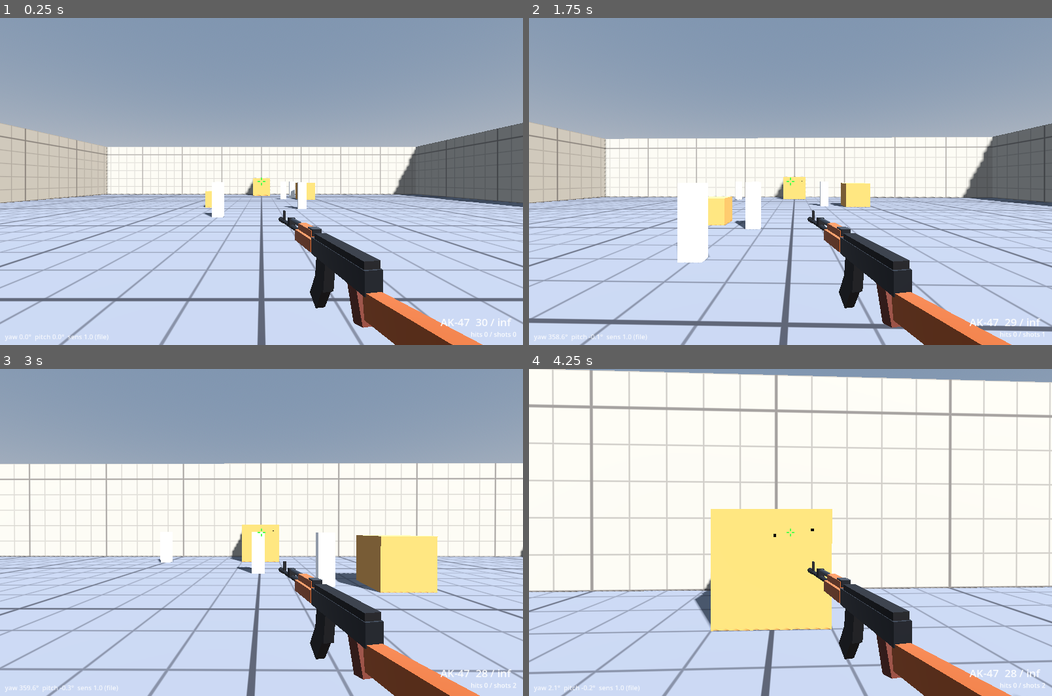
Above: before the commit, frames 1-4 (two rows, left to right).
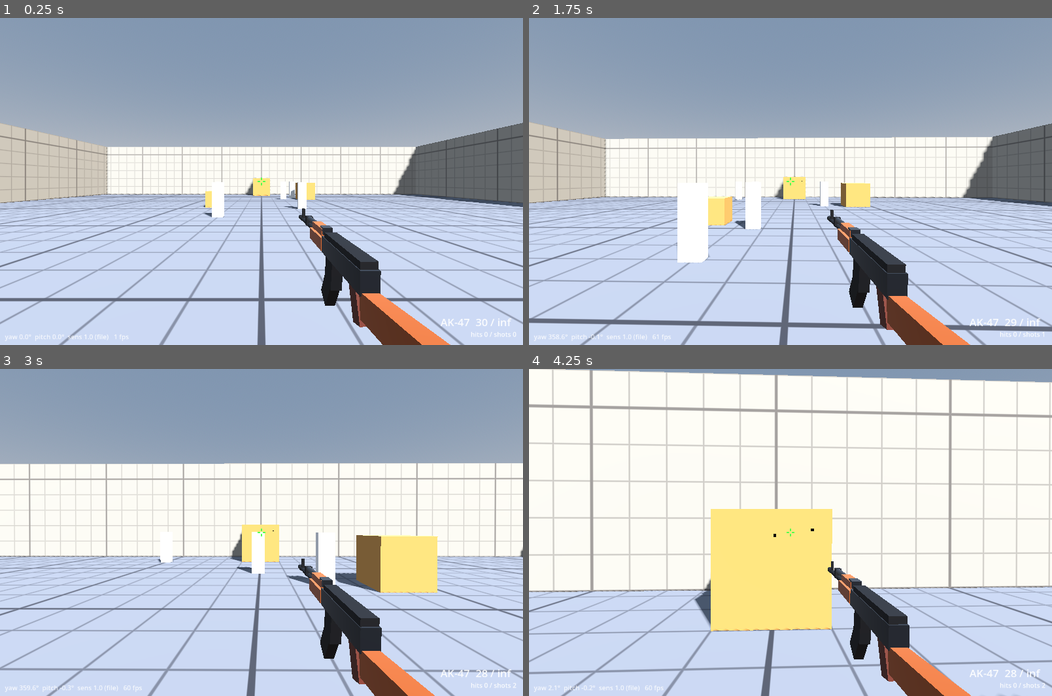
Above: after the commit, the same moments.

Repository: chang814/deploy-lab
Game: Godot game, scene res://scenes/main.tscn
The game is run twice, just before and just after one commit, with the same random seed, the same clock (stepped at 60 frames per second) and the same inputs.
Inputs (mouse positions are in pixels of both pictures, inside the frame that each line leads up to):
- Up to frame 1 (0.25 s): no input
- Up to frame 2 (1.75 s): tap Enter at 0.5 s; move the mouse to (816, 181) at 0.52 s; hold W from 0.53 s (still down); tap C at 0.6 s; click (816, 181) at 0.67 s; tap Space at 0.77, 1.52 s; move the mouse to (764, 181) at 1.27 s; tap N at 1.35 s
- Up to frame 3 (3 s): keep holding W; move the mouse to (271, 525) at 2.02 s; tap Z at 2.1 s; move the mouse to (256, 539) at 2.77 s; tap F at 2.85 s; click (256, 539) at 2.92 s
- Up to frame 4 (4.25 s): keep holding W; tap Space at 3.02, 3.77 s; move the mouse to (827, 535) at 3.52 s; tap Shift at 3.6 s

The runs differ from the first frame. In frame 1, 2.7% of the frame differs, in the area x 21-93%, y 58-100%; in frame 2, 3.1%; in frame 3, 3.3%, in the area x 23-92%, y 58-100%; in frame 4, 3.1%.

Commit message:
feat(v0.2): viewmodel feel pass: barrel convergence, tracers, sway, bob, spring kick, draw/reload motion, knife slash; smooth camera
- Barrel points at the crosshair point 15 m ahead; each shot draws a muzzle-to-impact tracer
- Sway, walk bob, exponential kick return, draw rises with rotation, reload dips and rolls,
  knife slash arc; reworked knife model; round muzzle flash
- Camera position interpolated between 64 Hz physics ticks (removes stutter on high-refresh displays)
- FPS readout; presentation parameters in data/weapons/weapons.json (viewmodel)

Refs #41.
Agent: claude

Diff:
--- a/data/weapons/weapons.json
+++ b/data/weapons/weapons.json
@@ -2,12 +2,21 @@
 	"_comment": "武器参数（秒、米）。draw_s 来自 P0-5 第一批：切枪到第一发在 1.000–1.017 s；模拟以 tick_rate_hz 运行，「拔出 1.000 s + 0–1 个 tick 等待」是待 V 项验证的假设，V 项录好后再校准（#38）；刀的拔出时长尚未测量，暂用 1.0。射速、弹匣、换弹时间取公开资料的近似值，尚未实测。",
 	"tick_rate_hz": 64,
 	"viewmodel": {
-		"_comment": "第一人称表现参数：拔出时模型从画面下方多远升起、开火后坐位移与恢复速度、每米后坐对应的上抬角度、枪口闪光时长",
+		"_comment": "第一人称表现参数（只影响画面，不影响计时与命中）：拔出下沉距离、后坐位移 / 回弹速度 / 每米后坐的上抬角度、枪口闪光时长、枪管指向准星前方多远、惯性摆动、走路晃动、刀挥砍时长、曳光时长",
 		"draw_drop_m": 0.35,
 		"kick_m": 0.035,
-		"kick_recover_mps": 0.49,
+		"kick_return_per_s": 18.0,
 		"kick_pitch_deg_per_m": 120.0,
-		"flash_s": 0.05
+		"flash_s": 0.05,
+		"converge_m": 15.0,
+		"sway_deg_per_deg": 0.08,
+		"sway_max_deg": 5.0,
+		"sway_return_per_s": 9.0,
+		"bob_freq_per_m": 1.6,
+		"bob_x_m": 0.008,
+		"bob_y_m": 0.006,
+		"slash_s": 0.3,
+		"tracer_s": 0.06
 	},
 	"weapons": [
 		{
--- a/src/game/crosshair.gd
+++ b/src/game/crosshair.gd
@@ -34,6 +34,7 @@
 			fposmod(look.yaw_deg, 360.0), look.pitch_deg,
 			str(look.settings.sensitivity) if look.settings != null else "?",
 			"CS2" if look.settings != null and look.settings.source == "CS2" else "file"]
+		text += "   %d fps" % Engine.get_frames_per_second()
 		draw_string(get_theme_default_font(), Vector2(12.0, size.y - 14.0), text,
 			HORIZONTAL_ALIGNMENT_LEFT, -1.0, 16, Color(1, 1, 1, 0.8))
 
--- a/src/game/player_move.gd
+++ b/src/game/player_move.gd
@@ -9,6 +9,10 @@
 var cfg: MoveConfig = null
 var _look: FpsLook = null
 var _jump_queued: bool = false
+## 相机平滑：物理每秒只更新 tick_rate 次，渲染帧在两次物理更新之间按比例插值身体位置，避免高刷新率下画面一顿一顿
+var _eye_offset_m: float = 0.0
+var _prev_pos: Vector3 = Vector3.ZERO
+var _curr_pos: Vector3 = Vector3.ZERO
 
 
 func _ready() -> void:
@@ -22,7 +26,10 @@
 func setup(c: MoveConfig) -> void:
 	cfg = c
 	_look = get_node(look_path) as FpsLook
-	_look.position.y = c.get_f("eye_height_m") - c.get_f("body_height_m") / 2.0
+	_eye_offset_m = c.get_f("eye_height_m") - c.get_f("body_height_m") / 2.0
+	_look.position.y = _eye_offset_m
+	_prev_pos = position
+	_curr_pos = position
 	# 碰撞体尺寸也来自配置（复制一份形状，避免改到场景里共享的资源）
 	var body: CollisionShape3D = get_node_or_null(^"Body") as CollisionShape3D
 	if body != null:
@@ -83,7 +90,16 @@
 		return
 	velocity = physics_tick(velocity, is_on_floor(), dt_s)
 	# move_and_slide 需要物理世界，测试入口里没有；由试玩确认（PR #40 已知局限）
+	_prev_pos = global_position
 	move_and_slide()
+	_curr_pos = global_position
+
+
+func _process(_dt_s: float) -> void:
+	if cfg == null or _look == null:
+		return
+	var f: float = Engine.get_physics_interpolation_fraction()
+	_look.global_position = _prev_pos.lerp(_curr_pos, f) + Vector3(0.0, _eye_offset_m, 0.0)
 
 
 ## 一个物理帧的输入处理 + 速度计算（不含 move_and_slide）。起跳请求在这里被消费，只生效一次。
--- a/src/game/viewmodels.gd
+++ b/src/game/viewmodels.gd
@@ -88,8 +88,14 @@
 			_box(root, Vector3(0.03, 0.11, 0.045), Vector3(0, -0.05, 0.0), dark, Vector3(14, 0, 0))  # 握把
 			_muzzle(root, Vector3(0, 0.04, -0.17))
 		"knife":
-			_box(root, Vector3(0.006, 0.035, 0.2), Vector3(0, 0.01, -0.15), _mat(BLADE, 0.9, 0.2))  # 刀身
-			_box(root, Vector3(0.03, 0.012, 0.015), Vector3(0, 0.01, -0.045), metal)         # 护手
-			_box(root, Vector3(0.022, 0.03, 0.11), Vector3(0, 0.005, 0.02), dark)            # 刀柄
-			_muzzle(root, Vector3(0, 0.01, -0.25))
+			# 战术直刀：刀刃在下（-Y），刀背在上；刀尖用两段斜切的薄片收窄
+			var steel: StandardMaterial3D = _mat(BLADE, 0.9, 0.2)
+			_box(root, Vector3(0.005, 0.034, 0.15), Vector3(0, 0.012, -0.125), steel)                    # 刀身
+			_box(root, Vector3(0.005, 0.026, 0.05), Vector3(0, 0.006, -0.212), steel, Vector3(-16, 0, 0))  # 刀尖下斜（刃口上挑）
+			_box(root, Vector3(0.005, 0.014, 0.04), Vector3(0, 0.022, -0.222), steel, Vector3(14, 0, 0))   # 刀尖上斜（假刃）
+			_box(root, Vector3(0.0055, 0.004, 0.12), Vector3(0, 0.02, -0.12), _mat(DARK, 0.6, 0.4))        # 血槽
+			_box(root, Vector3(0.036, 0.016, 0.012), Vector3(0, 0.01, -0.046), metal)                     # 护手
+			_box(root, Vector3(0.024, 0.032, 0.1), Vector3(0, 0.006, 0.01), dark)                         # 刀柄
+			_box(root, Vector3(0.026, 0.026, 0.014), Vector3(0, 0.006, 0.066), metal)                     # 柄尾
+			_muzzle(root, Vector3(0, 0.01, -0.24))
 	return root
--- a/src/game/weapon_controller.gd
+++ b/src/game/weapon_controller.gd
@@ -1,13 +1,22 @@
 class_name WeaponController
 extends Node3D
-## 武器控制（v0.2）：挂在相机下。读输入 → 驱动 WeaponState（按物理 tick 推进）→ 表现（模型、拔出动画、
-## 后坐、枪口火光、命中射线、弹孔）。暂停（鼠标未锁定）时不响应输入。
+## 武器控制（v0.2）：挂在相机下。读输入 → 驱动 WeaponState（按物理 tick 推进）→ 表现。
+## 暂停（鼠标未锁定）时不响应输入。
 ##
 ## 输入：1 / 2 / 3 选槽位，Q 切到上一把，滚轮切换，左键开火（按住），R 换弹。
-
-const HIP_POS: Vector3 = Vector3(0.19, -0.2, -0.42)   # 模型在相机空间里的位置（表现参数，不是手感时长）
-const HIP_YAW_DEG: float = 10.0                        # 枪口略朝画面中心，露出枪身右侧
-const VM_SCALE: float = 0.78                           # 模型缩放
+##
+## 命中判定与 CS 一致：射线从屏幕中心（准星）射出。为了让画面和子弹方向对得上：
+## - 枪管朝向「准星前方 converge_m 处」的那一点（参数见 data/weapons/weapons.json 的 viewmodel）（模型斜放在右下角，但枪口指向准星）
+## - 每发子弹画一条从枪口飞到命中点的曳光
+##
+## 表现（只影响画面，不影响计时与命中）：转视角时的惯性摆动、走路晃动、弹簧式后坐回弹、
+## 拔出（从下方带旋转升起）、换弹（下沉并侧倾）、刀的挥砍。
+
+const HIP_POS: Vector3 = Vector3(0.19, -0.2, -0.42)    # 枪械模型在相机空间里的位置
+const KNIFE_POS: Vector3 = Vector3(0.17, -0.16, -0.3)  # 刀的位置
+const KNIFE_ROT_DEG: Vector3 = Vector3(18.0, 12.0, -28.0)
+const KNIFE_SCALE: float = 1.25
+const VM_SCALE: float = 0.78
 
 @export var look_path: NodePath = ^"../.."
 
@@ -21,11 +30,17 @@
 var _shown: String = ""
 var _kick: float = 0.0
 var _flash_left_s: float = 0.0
-var _flash: OmniLight3D = null
+var _flash_light: OmniLight3D = null
+var _flash_mesh: MeshInstance3D = null
 var _trigger: bool = false
 ## 两个物理 tick 之间收到过「按下」/「松开」：保留边沿，避免快速点击丢失
 var _press_queued: bool = false
 var _release_seen: bool = false
+var _sway: Vector2 = Vector2.ZERO          # (yaw, pitch) 度
+var _last_look: Vector2 = Vector2.ZERO
+var _bob_phase: float = 0.0
+var _slash_left_s: float = 0.0
+var _slash_dir: float = 1.0
 
 
 func _ready() -> void:
@@ -48,11 +63,24 @@
 		m.visible = false
 		add_child(m)
 		_models[w["id"]] = m
-	_flash = OmniLight3D.new()
-	_flash.light_color = Color(1.0, 0.7, 0.35)
-	_flash.light_energy = 0.0
-	_flash.omni_range = 4.0
-	add_child(_flash)
+	_flash_light = OmniLight3D.new()
+	_flash_light.light_color = Color(1.0, 0.7, 0.35)
+	_flash_light.light_energy = 0.0
+	_flash_light.omni_range = 4.0
+	add_child(_flash_light)
+	_flash_mesh = MeshInstance3D.new()
+	var q: SphereMesh = SphereMesh.new()
+	q.radius = 0.028
+	q.height = 0.056
+	_flash_mesh.mesh = q
+	var fm: StandardMaterial3D = StandardMaterial3D.new()
+	fm.shading_mode = BaseMaterial3D.SHADING_MODE_UNSHADED
+	fm.albedo_color = Color(1.0, 0.75, 0.3, 0.9)
+	fm.transparency = BaseMaterial3D.TRANSPARENCY_ALPHA
+	_flash_mesh.material_override = fm
+	_flash_mesh.cast_shadow = GeometryInstance3D.SHADOW_CASTING_SETTING_OFF
+	_flash_mesh.visible = false
+	add_child(_flash_mesh)
 	_show(state.current)
 
 
@@ -108,41 +136,99 @@
 	return fired
 
 
+## 枪械的基础姿态：位于 HIP_POS，枪管（-Z）指向准星前方 converge_m 处。
+static func aim_basis(converge_m: float) -> Basis:
+	var target: Vector3 = Vector3(0.0, 0.0, -converge_m)
+	return Basis.looking_at((target - HIP_POS).normalized(), Vector3.UP)
+
+
 func _process(dt_s: float) -> void:
 	if cfg == null:
 		return
 	if _shown != state.current:
 		_show(state.current)
 	var m: Node3D = _models[_shown]
-	# 拔出动画：从画面下方升起，ease-out，用时 = 拔出时长
-	var drop: float = 0.0
+	var is_knife: bool = int(state.weapons[_shown]["magazine"]) == 0
+	var vm: Dictionary = cfg.viewmodel
+
+	# 惯性摆动：模型滞后于视角转动，然后弹回
+	if _look != null:
+		var now_look: Vector2 = Vector2(_look.yaw_deg, _look.pitch_deg)
+		var d: Vector2 = now_look - _last_look
+		_last_look = now_look
+		_sway += Vector2(-d.x, d.y) * vm["sway_deg_per_deg"]
+		_sway = _sway.limit_length(vm["sway_max_deg"])
+	_sway = _sway.lerp(Vector2.ZERO, 1.0 - exp(-vm["sway_return_per_s"] * dt_s))
+
+	# 走路晃动：按水平速度推进相位
+	var speed_mps: float = 0.0
+	var body: CharacterBody3D = _look.get_parent() as CharacterBody3D if _look != null else null
+	if body != null and body.is_inside_tree() and body.is_on_floor():
+		speed_mps = Vector2(body.velocity.x, body.velocity.z).length()
+	_bob_phase += speed_mps * vm["bob_freq_per_m"] * TAU * dt_s
+	var bob_k: float = clampf(speed_mps / 6.35, 0.0, 1.0)
+	var bob: Vector3 = Vector3(sin(_bob_phase) * vm["bob_x_m"], -absf(cos(_bob_phase)) * vm["bob_y_m"], 0.0) * bob_k
+
+	# 后坐：弹簧式回弹
+	_kick = _kick * exp(-vm["kick_return_per_s"] * dt_s)
+
+	# 拔出 / 换弹
+	var anim_pos: Vector3 = Vector3.ZERO
+	var anim_rot: Vector3 = Vector3.ZERO
 	if state.state == WeaponState.State.DRAWING:
 		var draw_s: float = float(state.weapons[_shown]["draw_s"])
 		var t: float = clampf(1.0 - (state.ready_at_s - state.now_s) / maxf(draw_s, 1e-6), 0.0, 1.0)
-		drop = cfg.viewmodel["draw_drop_m"] * pow(1.0 - t, 3.0)
+		var k: float = pow(1.0 - t, 3.0)
+		anim_pos = Vector3(0.03 * k, -cfg.viewmodel["draw_drop_m"] * k, 0.0)
+		anim_rot = Vector3(-35.0 * k, 0.0, 20.0 * k)
 	elif state.state == WeaponState.State.RELOADING:
-		drop = cfg.viewmodel["draw_drop_m"] * 0.35
-	_kick = move_toward(_kick, 0.0, cfg.viewmodel["kick_recover_mps"] * dt_s)
-	m.scale = Vector3.ONE * VM_SCALE
-	m.position = HIP_POS + Vector3(0, -drop, _kick)
-	m.rotation_degrees = Vector3(_kick * cfg.viewmodel["kick_pitch_deg_per_m"], HIP_YAW_DEG, 0)
+		var reload_s: float = float(state.weapons[_shown]["reload_s"])
+		var p: float = clampf(1.0 - (state.reload_done_s - state.now_s) / maxf(reload_s, 1e-6), 0.0, 1.0)
+		var dip: float = sin(PI * p)
+		anim_pos = Vector3(0.0, -0.08 * dip, 0.0)
+		anim_rot = Vector3(-10.0 * dip, 0.0, 28.0 * dip)
+
+	# 刀挥砍
+	var slash_rot: Vector3 = Vector3.ZERO
+	var slash_pos: Vector3 = Vector3.ZERO
+	if _slash_left_s > 0.0:
+		_slash_left_s = maxf(_slash_left_s - dt_s, 0.0)
+		var s: float = 1.0 - _slash_left_s / maxf(vm["slash_s"], 1e-6)
+		var arc: float = sin(PI * s)
+		slash_rot = Vector3(-25.0 * arc, 55.0 * (s - 0.5) * 2.0 * _slash_dir * arc, 30.0 * arc * _slash_dir)
+		slash_pos = Vector3(-0.12 * arc * _slash_dir, 0.03 * arc, -0.08 * arc)
+
+	var base_pos: Vector3 = KNIFE_POS if is_knife else HIP_POS
+	var base_basis: Basis = Basis.from_euler(KNIFE_ROT_DEG * PI / 180.0) if is_knife else aim_basis(vm["converge_m"])
+	var offset_rot: Vector3 = (anim_rot + slash_rot + Vector3(_sway.y + _kick * cfg.viewmodel["kick_pitch_deg_per_m"], _sway.x, 0.0)) * PI / 180.0
+	m.transform = Transform3D(base_basis * Basis.from_euler(offset_rot), base_pos + anim_pos + slash_pos + bob + Vector3(0.0, 0.0, _kick))
+	m.scale = Vector3.ONE * (KNIFE_SCALE if is_knife else VM_SCALE)
+
 	_flash_left_s = maxf(_flash_left_s - dt_s, 0.0)
-	_flash.light_energy = 6.0 if _flash_left_s > 0.0 else 0.0
+	_flash_light.light_energy = 6.0 if _flash_left_s > 0.0 else 0.0
+	_flash_mesh.visible = _flash_left_s > 0.0
+	var muzzle: Node3D = m.get_node_or_null("Muzzle") as Node3D
+	if muzzle != null:
+		var mp: Vector3 = m.transform * muzzle.position
+		_flash_light.position = mp
+		_flash_mesh.position = mp
 
 
 func _show(id: String) -> void:
 	for k: String in _models:
 		(_models[k] as Node3D).visible = k == id
 	_shown = id
-	var muzzle: Node3D = (_models[id] as Node3D).get_node_or_null("Muzzle") as Node3D
-	if muzzle != null and _flash != null:
-		_flash.position = HIP_POS + muzzle.position * VM_SCALE
+	_slash_left_s = 0.0
 
 
 func _on_fire() -> void:
 	shots += 1
-	_kick = cfg.viewmodel["kick_m"]
-	if int(state.weapons[state.current]["magazine"]) > 0:
+	var is_knife: bool = int(state.weapons[state.current]["magazine"]) == 0
+	if is_knife:
+		_slash_left_s = cfg.viewmodel["slash_s"]
+		_slash_dir = -_slash_dir
+	else:
+		_kick = cfg.viewmodel["kick_m"]
 		_flash_left_s = cfg.viewmodel["flash_s"]
 	var cam: Camera3D = get_parent() as Camera3D
 	if cam == null or not is_inside_tree():
@@ -154,6 +240,9 @@
 	if owner_body != null:
 		q.exclude = [owner_body.get_rid()]
 	var hit: Dictionary = get_world_3d().direct_space_state.intersect_ray(q)
+	var end: Vector3 = to if hit.is_empty() else hit["position"]
+	if not is_knife:
+		_spawn_tracer(end)
 	if hit.is_empty():
 		return
 	var collider: Object = hit["collider"]
@@ -161,8 +250,34 @@
 		hits += 1
 		last_hit_target = (collider as Node).name
 		collider.call("on_hit")
-	else:
+	elif not is_knife:
 		_spawn_mark(hit["position"], hit["normal"])
+
+
+## 曳光：从枪口到命中点的一条细亮线，很快消失。
+func _spawn_tracer(end: Vector3) -> void:
+	var m: Node3D = _models[_shown]
+	var muzzle: Node3D = m.get_node_or_null("Muzzle") as Node3D
+	if muzzle == null:
+		return
+	var start: Vector3 = m.global_transform * muzzle.position
+	var length: float = start.distance_to(end)
+	if length < 0.05:
+		return
+	var tracer: MeshInstance3D = MeshInstance3D.new()
+	var mesh: BoxMesh = BoxMesh.new()
+	mesh.size = Vector3(0.012, 0.012, length)
+	tracer.mesh = mesh
+	var mat: StandardMaterial3D = StandardMaterial3D.new()
+	mat.shading_mode = BaseMaterial3D.SHADING_MODE_UNSHADED
+	mat.albedo_color = Color(1.0, 0.85, 0.45, 0.85)
+	mat.transparency = BaseMaterial3D.TRANSPARENCY_ALPHA
+	tracer.material_override = mat
+	tracer.cast_shadow = GeometryInstance3D.SHADOW_CASTING_SETTING_OFF
+	get_tree().current_scene.add_child(tracer)
+	tracer.global_position = (start + end) / 2.0
+	tracer.look_at(end, Vector3.UP if absf((end - start).normalized().dot(Vector3.UP)) < 0.99 else Vector3.FORWARD)
+	get_tree().create_timer(cfg.viewmodel["tracer_s"]).timeout.connect(tracer.queue_free)
 
 
 func _spawn_mark(pos: Vector3, normal: Vector3) -> void:
--- a/src/input/weapon_config.gd
+++ b/src/input/weapon_config.gd
@@ -3,7 +3,10 @@
 ## 武器参数（来自 data/weapons/weapons.json）。
 
 const DEFAULT_PATH: String = "res://data/weapons/weapons.json"
-const VIEWMODEL_KEYS: PackedStringArray = ["draw_drop_m", "kick_m", "kick_recover_mps", "kick_pitch_deg_per_m", "flash_s"]
+const VIEWMODEL_KEYS: PackedStringArray = [
+	"draw_drop_m", "kick_m", "kick_return_per_s", "kick_pitch_deg_per_m", "flash_s", "converge_m",
+	"sway_deg_per_deg", "sway_max_deg", "sway_return_per_s", "bob_freq_per_m", "bob_x_m", "bob_y_m", "slash_s", "tracer_s",
+]
 const NUM_KEYS: PackedStringArray = ["slot", "draw_s", "fire_interval_s", "magazine", "reload_s", "range_m"]
 
 var tick_rate_hz: float = NAN
Not shown, changed: CHANGELOG.md
